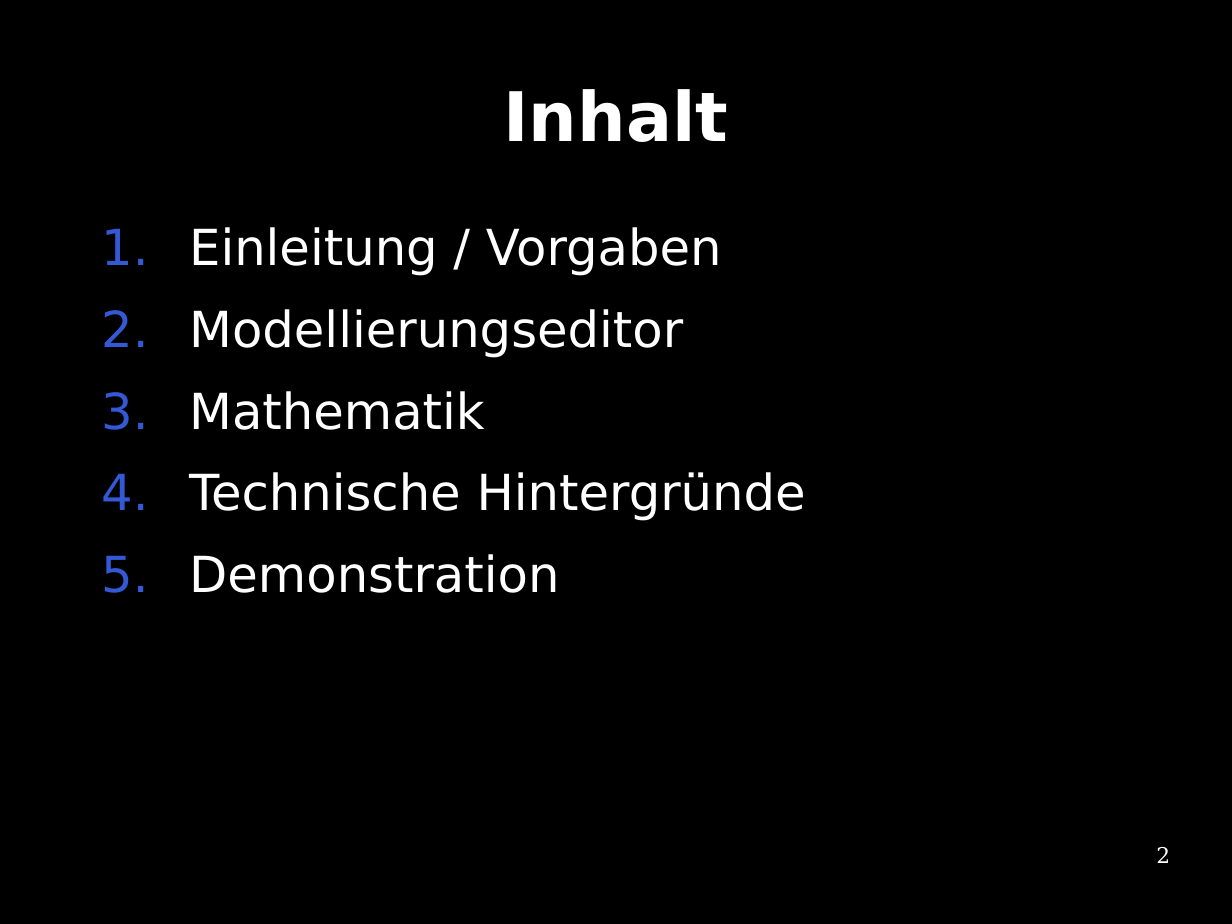
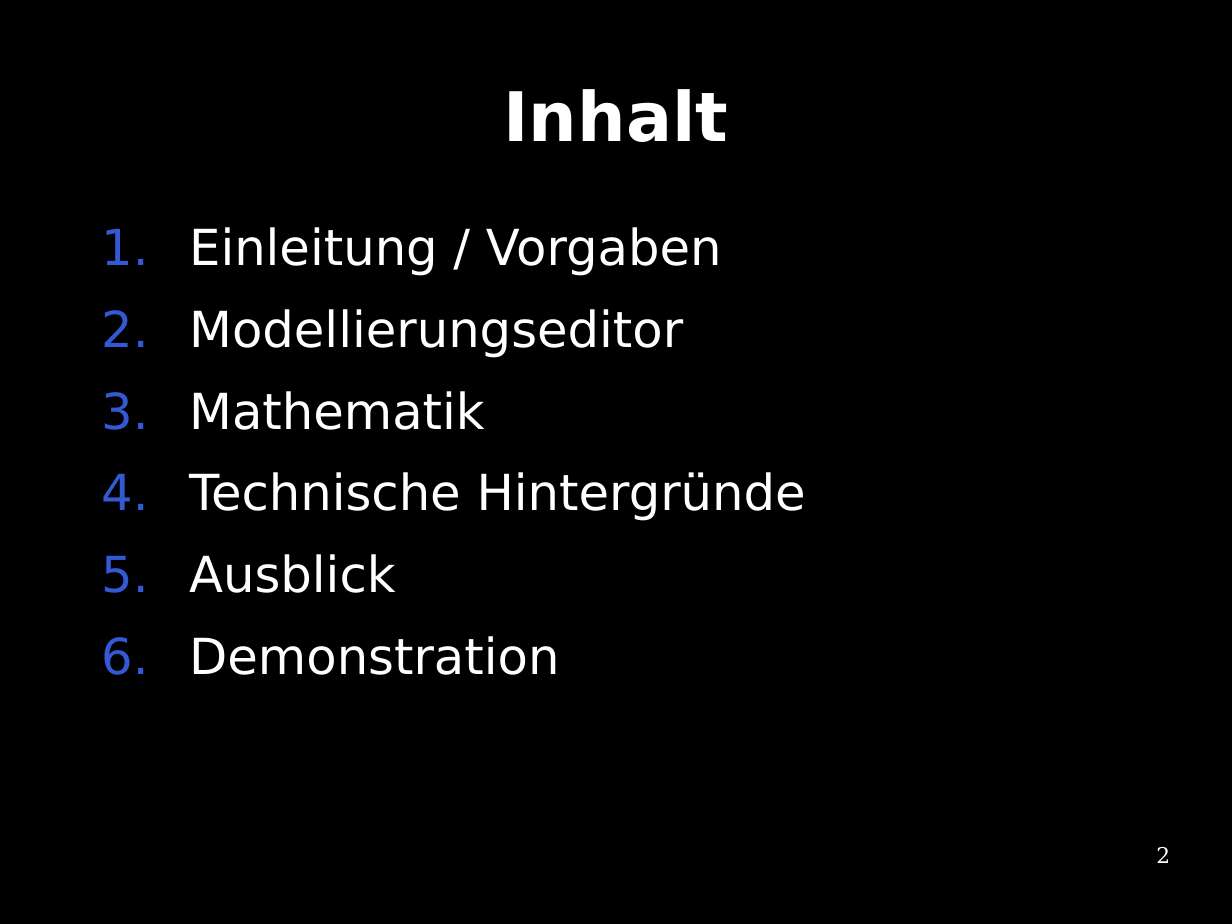
Before and after one commit to te-bachi/SimulationDoc, a slide deck: slide 2 of praesentation/Praesentation.odp. Drawn at 1232x924 pixels with LibreOffice and Linux fonts; fonts in the diff are those of the drawing. Boxes give left, top, right and bottom in pixels: in the first picture for what was removed or moved away, otherwise in the second. Text is boxed around its words. In the diff, an @@ line names an element or a change of style, - is before the commit and + after.

```diff
--- a/praesentation/Praesentation.odp
+++ b/praesentation/Praesentation.odp
@@ text at (189,554,395,593): paragraph added @@
+5. Ausblick
```
Also in this commit, not shown: 1 other slide changed, 2 slides added.
